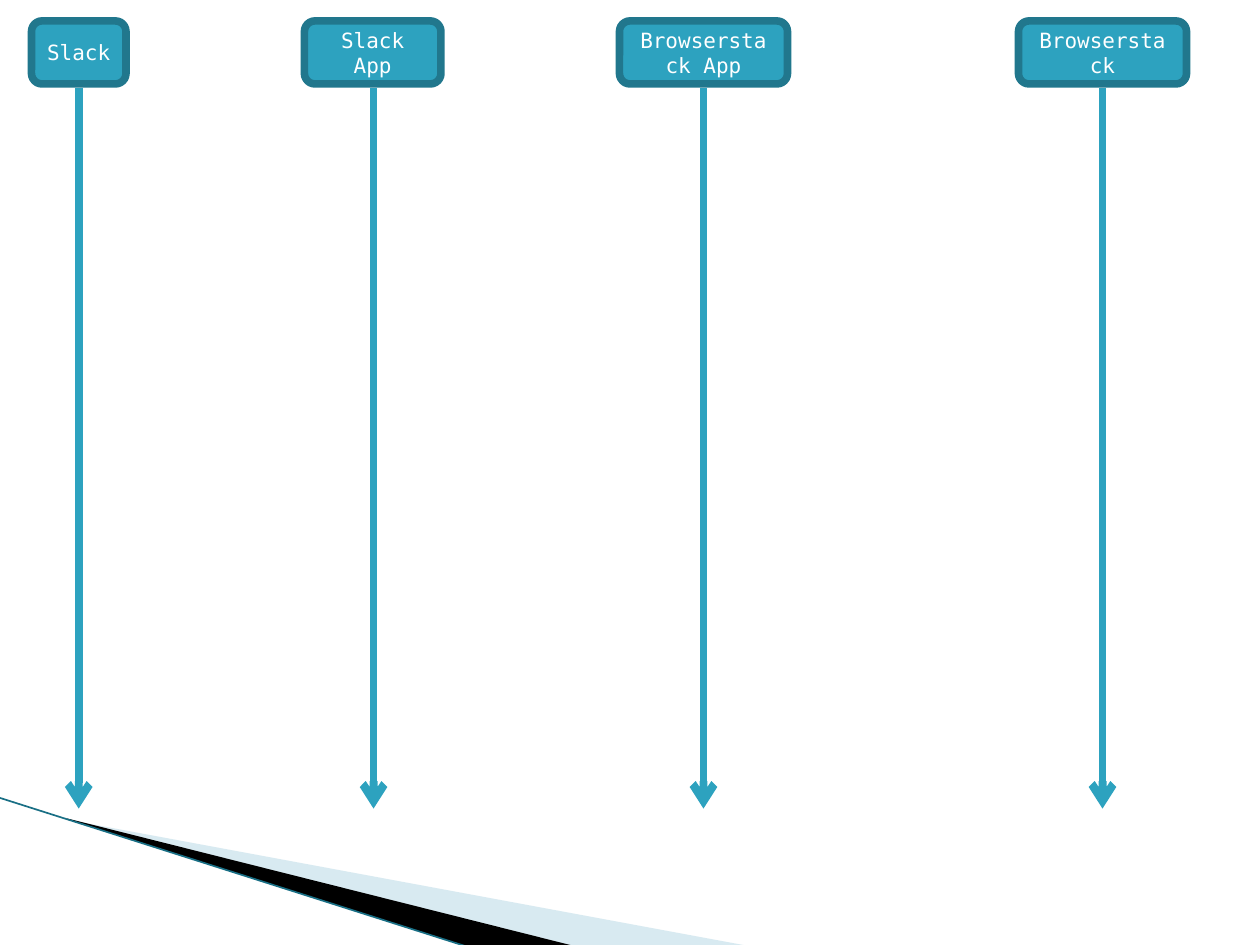
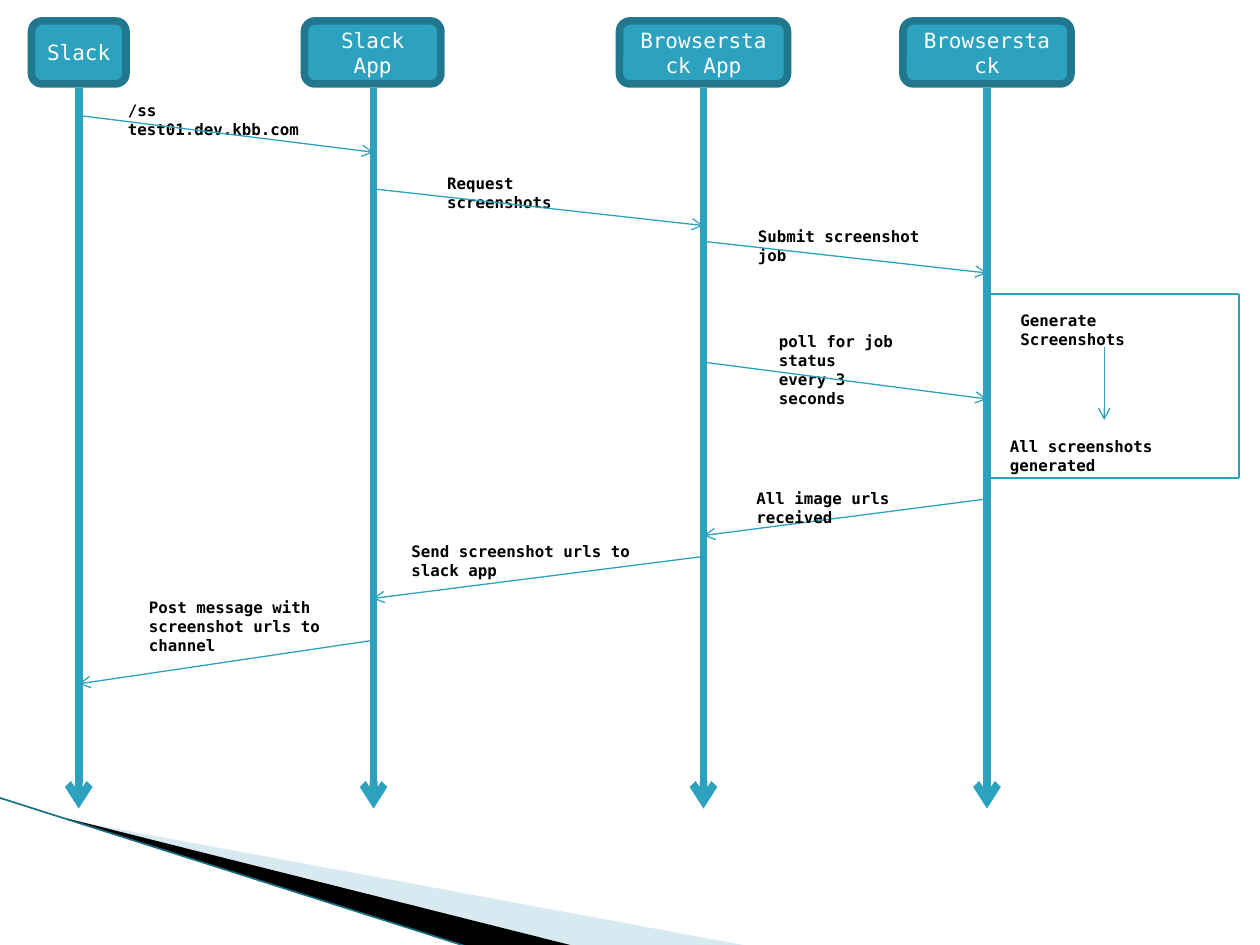
Before and after one commit to kymwei/ScreenShotAPI, a slide deck: slide 2 of Slack UI Screenshot App.pptx (slide 3 before the commit). Drawn at 1260x945 pixels with LibreOffice and Linux fonts; fonts in the diff are those of the drawing; background and template pictures are left out. Boxes give left, top, right and bottom in pixels: in the first picture for what was removed or moved away, otherwise in the second. Text is boxed around its words. In the diff, an @@ line names an element or a change of style, - is before the commit and + after.

```diff
--- a/Slack UI Screenshot App.pptx
+++ b/Slack UI Screenshot App.pptx
@@ rounded rectangle "Browserstack": place and size @@
-rounded rectangle "Browserstack" at (1018, 21, 1186, 84)
+rounded rectangle "Browserstack" at (903, 21, 1071, 84)
@@ arrow moved from (1102, 88) - (1102, 809) to (987, 88) - (987, 809) @@
@@ arrow added from (78, 116) to (373, 152), #2DA2BF 0.75 pt @@
@@ text added at (128, 104, 299, 139), 9 pt, text #000000, bold @@
+/ss test01.dev.kbb.com
@@ text added at (447, 177, 551, 209), 9 pt, text #000000, bold @@
+Request screenshots
@@ arrow added from (373, 189) to (703, 226), #2DA2BF 0.75 pt @@
@@ text added at (758, 229, 919, 265), 9 pt, text #000000, bold @@
+Submit screenshot job
@@ arrow added from (703, 242) to (987, 273), #2DA2BF 0.75 pt @@
@@ line added from (987, 294) to (1239, 294), #2DA2BF 0.75 pt @@
@@ line added from (1239, 294) to (1239, 478), #2DA2BF 0.75 pt @@
@@ text added at (1020, 314, 1124, 348), 9 pt, text #000000, bold @@
+Generate Screenshots
@@ text added at (779, 334, 892, 405), 9 pt, text #000000, bold @@
+poll for job status
+every 3 seconds
@@ arrow added from (1104, 346) to (1104, 420), #2DA2BF 0.75 pt @@
@@ arrow added from (703, 362) to (987, 399), #2DA2BF 0.75 pt @@
@@ text added at (1010, 440, 1153, 475), 9 pt, text #000000, bold @@
+All screenshots generated
@@ line added from (987, 478) to (1239, 478), #2DA2BF 0.75 pt @@
@@ arrow added from (987, 499) to (703, 536), #2DA2BF 0.75 pt @@
@@ text added at (756, 491, 889, 527), 9 pt, text #000000, bold @@
+All image urls received
@@ arrow added from (701, 557) to (373, 598), #2DA2BF 0.75 pt @@
@@ text added at (411, 545, 630, 579), 9 pt, text #000000, bold @@
+Send screenshot urls to slack app
@@ text added at (149, 600, 320, 652), 9 pt, text #000000, bold @@
+Post message with screenshot urls to channel
@@ arrow added from (372, 640) to (79, 684), #2DA2BF 0.75 pt @@
```
Also in this commit, not shown: 1 slide removed.
